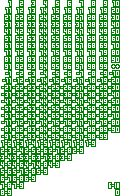
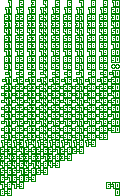
Revision of a layered (120, 196) image; what changed, layer by layer:
painted on "zombies.png" over [106, 182, 118, 189]
